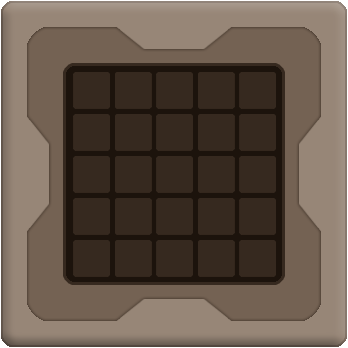
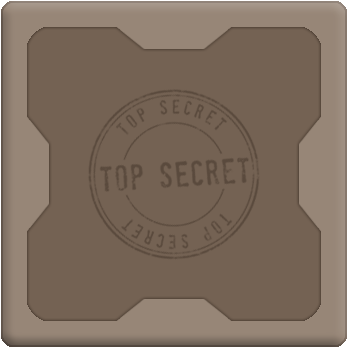
Before/after of a (348, 348) layered artwork. What changed in the layer stack:
added layer "Layer 1" (29%) above "KEYCARD ID IGNORE" over left=87, top=88, right=260, bottom=260
hid group "blocks" (25 layers) over left=73, top=72, right=276, bottom=277
hid "blockarea" over left=66, top=66, right=282, bottom=282
